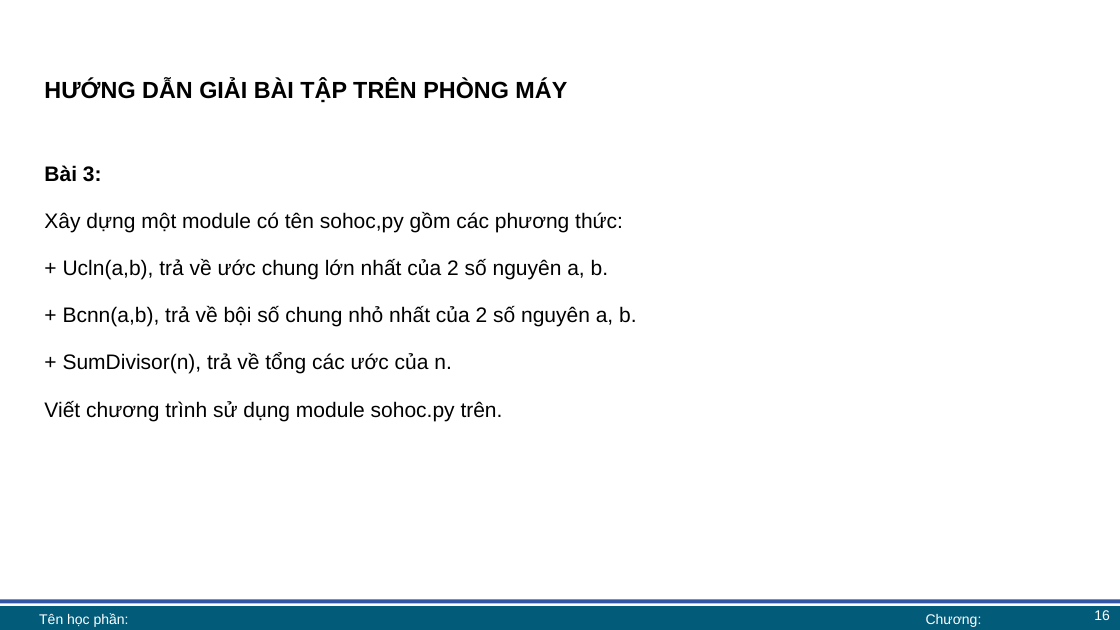
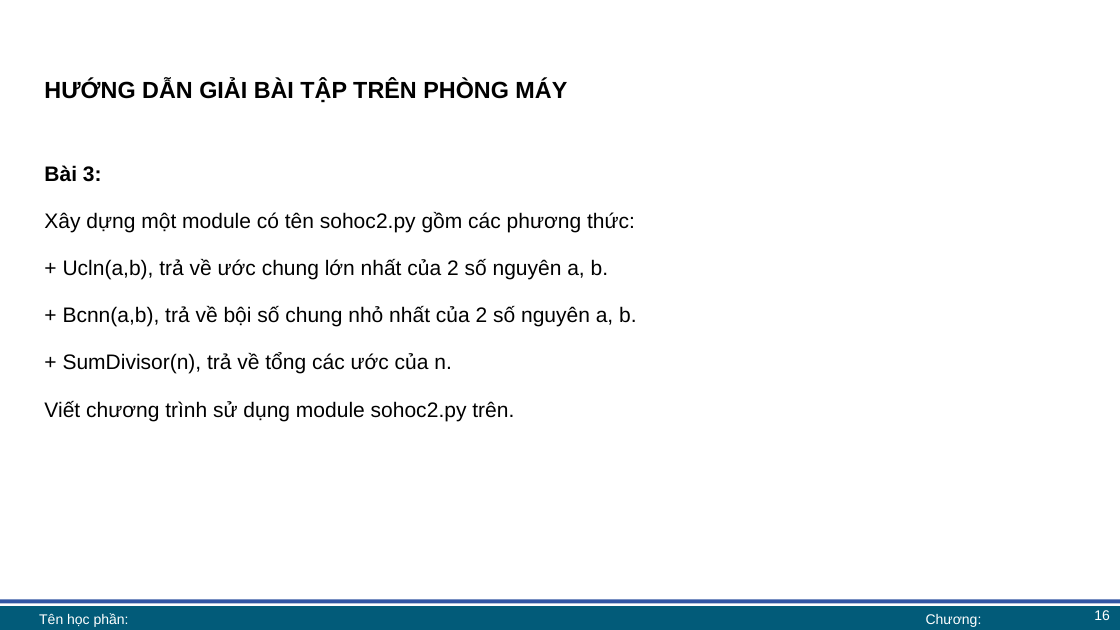
Before and after one commit to lhaaaaa/17A2-Ca-chieu, a slide deck: slide 16 of Lab 10/Lab 10 bài giảng.pptx. Drawn at 1120x630 pixels with LibreOffice and Linux fonts; fonts in the diff are those of the drawing; background and template pictures are left out. Boxes give left, top, right and bottom in pixels: in the first picture for what was removed or moved away, otherwise in the second. Text is boxed around its words. In the diff, an @@ line names an element or a change of style, - is before the commit and + after.

```diff
--- a/Lab 10/Lab 10 bài giảng.pptx
+++ b/Lab 10/Lab 10 bài giảng.pptx
@@ text at [44, 212, 635, 232]: text changed @@
-Xây dựng một module có tên sohoc,py gồm các phương thức:
+Xây dựng một module có tên sohoc2.py gồm các phương thức:
@@ text at [44, 401, 514, 421]: text changed @@
-Viết chương trình sử dụng module sohoc.py trên.
+Viết chương trình sử dụng module sohoc2.py trên.
```
Also in this commit, not shown: 1 other slide changed.
